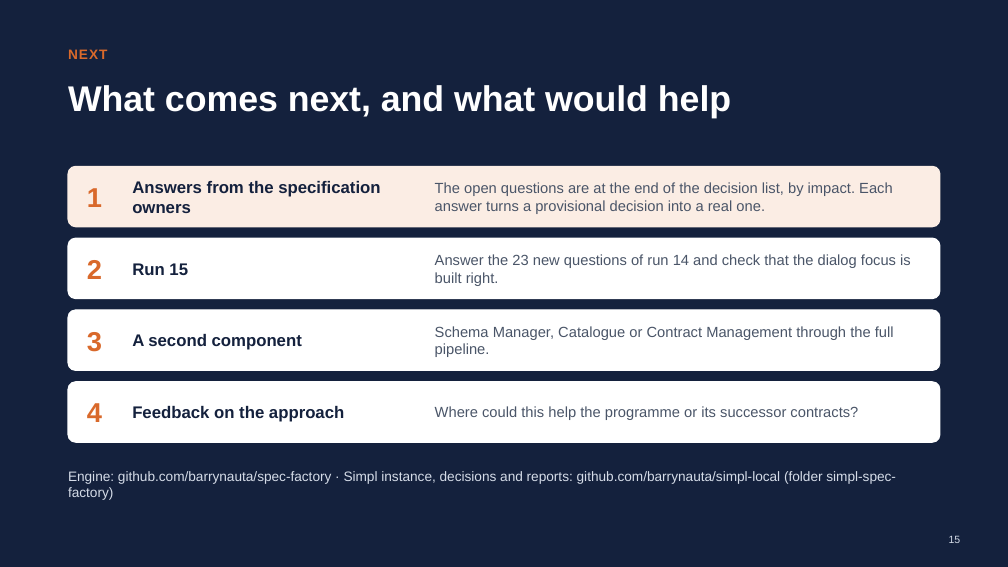
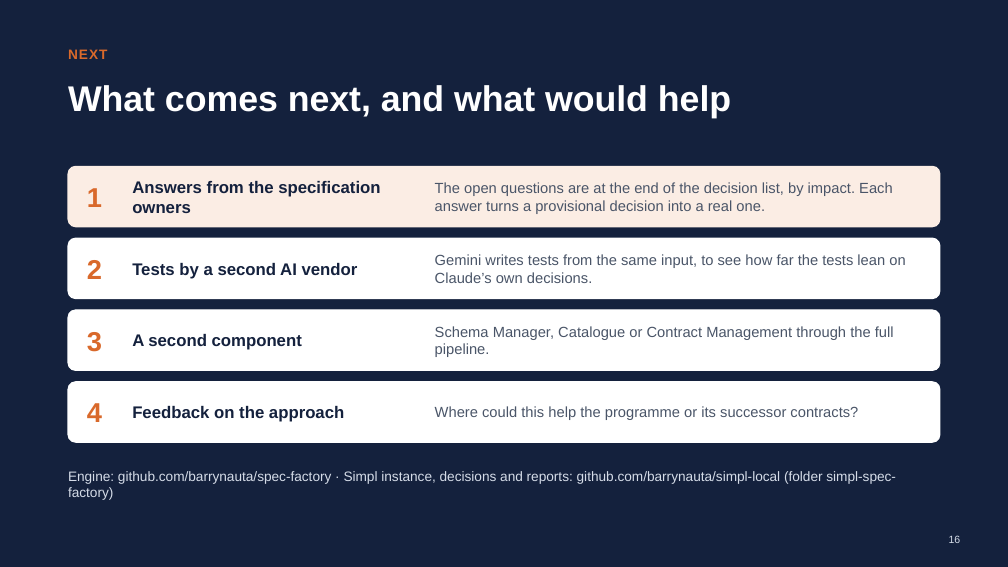
Before and after one commit to barrynauta/simpl-local, a slide deck: slide 16 of simpl-spec-factory/presentations/spec-factory-simpl.pptx (slide 15 before the commit). Drawn at 1008x567 pixels with LibreOffice and Linux fonts; fonts in the diff are those of the drawing. Boxes give left, top, right and bottom in pixels: in the first picture for what was removed or moved away, otherwise in the second. Text is boxed around its words. In the diff, an @@ line names an element or a change of style, - is before the commit and + after.

```diff
--- a/simpl-spec-factory/presentations/spec-factory-simpl.pptx
+++ b/simpl-spec-factory/presentations/spec-factory-simpl.pptx
@@ text at (132, 263, 358, 279): text changed @@
-Run 15
+Tests by a second AI vendor
@@ text at (435, 254, 905, 283): text changed @@
-Answer the 23 new questions of run 14 and check that the dialog focus is built right.
+Gemini writes tests from the same input, to see how far the tests lean on Claude’s own decisions.
@@ page number at (949, 535, 961, 543): text changed @@
-15
+16
```
Also in this commit, not shown: 1 slide added, 2 other files.
